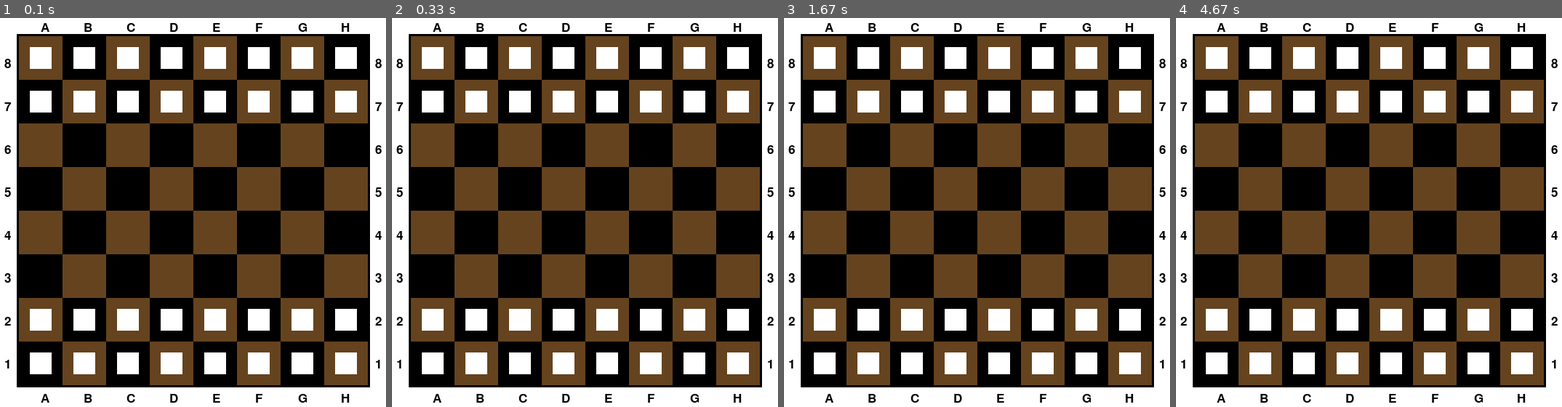
Above: before the commit, frames 1-4 (left to right).
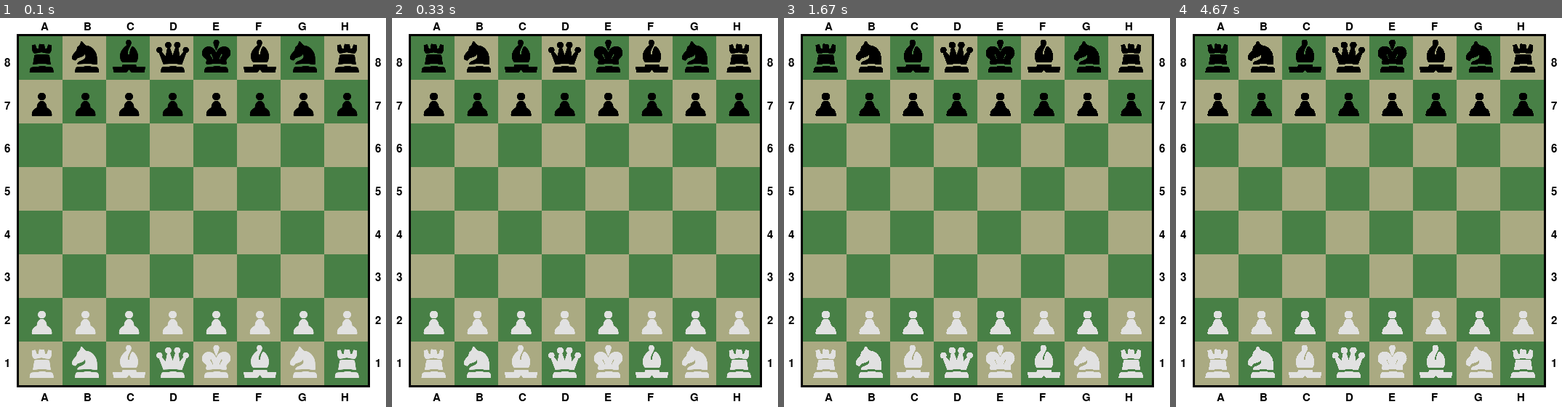
Above: after the commit, the same moments.

Repository: wojtek9502/pygame-chess
Game: pygame game, started from main.py
Same seed, same stepped clock (60 frames per second), same inputs: the game is played once before the commit and once after it.
Inputs:
- Up to frame 1 (0.1 s): no input
- Up to frame 2 (0.33 s): no input
- Up to frame 3 (1.67 s): no input
- Up to frame 4 (4.67 s): no input

The runs differ from the first frame. In frame 1, 81% of the frame differs, in the area x 1-99%, y 1-99%; in frame 2, 81%; in frame 3, 81%; in frame 4, 81%.

Commit message:
add pieces on board

Diff:
--- a/Draw/ChessBoardFrame.py
+++ b/Draw/ChessBoardFrame.py
@@ -20,19 +20,19 @@
         # draw baord marks
         vertical_marks = "ABCDEFGH"
         horizontal_marks = reversed("12345678")
-        font = pygame.font.Font(None, FONT_SIZE)
+        font = pygame.font.Font(None, CHESS_MARKS_FONT_SIZE)
 
         # write vertical marks
         x = CHESS_BOARD_WIDTH_PADDING + (CHESS_FIELD_LENGHT/2)
         char_x_step = CHESS_FIELD_LENGHT - 1
         for vertical_char in vertical_marks :
-            text = font.render(vertical_char, True, FONT_COLOR)
+            text = font.render(vertical_char, True, CHESS_MARKS_COLOR)
 
-            # write on top of the window
+            # write on top of the board
             text_rect = text.get_rect(x=x, y=10)
             self.surface.blit(text, text_rect)
 
-            #write on bottom of the window
+            #write on bottom of the board
             text_rect = text.get_rect(x=x, y=height-20)
             self.surface.blit(text, text_rect)
             x += char_x_step
@@ -41,13 +41,13 @@
         y = CHESS_BOARD_HEIGHT_PADDING + (CHESS_FIELD_LENGHT / 2)
         char_y_step = CHESS_FIELD_LENGHT - 1
         for horizontal_char in horizontal_marks:
-            text = font.render(horizontal_char, True, FONT_COLOR)
+            text = font.render(horizontal_char, True, CHESS_MARKS_COLOR)
 
-            #write on the left of the window
+            #write on the left of the board
             text_rect = text.get_rect(x=10, y=y)
             self.surface.blit(text, text_rect)
 
-            #write on the right of the window
+            #write on the right of the board
             text_rect = text.get_rect(x=width-20, y=y)
             self.surface.blit(text, text_rect)
 
--- a/Draw/Drawable.py
+++ b/Draw/Drawable.py
@@ -11,6 +11,8 @@
         self.color = color
         self.surface = pygame.Surface([width, height], pygame.SRCALPHA, 32).convert_alpha()
         self.rect = self.surface.get_rect(x=x, y=y)
+        self.x = x
+        self.y = y
 
     def draw_on(self, surface):
         surface.blit(self.surface, self.rect)
--- a/Logic/ChessBoard.py
+++ b/Logic/ChessBoard.py
@@ -1,22 +1,25 @@
 from utils.consts import *
 from Logic.ChessBoardField import ChessBoardField
 from Logic.Piece import Piece
+from utils.piecesTypesStartPosition import PIECES_START_POSITIONS
+from utils.PlayersEnum import PlayersEnum
 
 
 class ChessBoard:
-    def __init__(self, board_start_x, board_start_y, ):
-        self.boardFieldsMatrix = self.generateChessBoardFields(board_start_x, board_start_y)
+    def __init__(self, board_start_x, board_start_y):
+        self.boardFieldsMatrix = self.setBoard(board_start_x, board_start_y)
+        self.setPiecesOnStartPosition()
 
-    def generateChessBoardFields(self, x, y):
+    def setBoard(self, x, y):
         boardFieldsMatrix = []
         start_x = x
         start_y = y
         for col_index in range(NUMBER_OF_COLS_ON_CHESS_BOARD):
             boardFieldsMatrix.append([])
             for row_index in range(NUMBER_OF_ROWS_ON_CHESS_BOARD):
-                fieldColor = self.getChessBoardFieldColor(FIRST_FIELD_COLOR, SECOND_FIELD_COLOR, col_index, row_index)
-                boardField = ChessBoardField(CHESS_FIELD_LENGHT, CHESS_FIELD_LENGHT, start_x, start_y, row_index,
-                                             col_index, fieldColor)
+                fieldColor = self.getChessBoardFieldColor(col_index, row_index)
+                boardField = ChessBoardField(CHESS_FIELD_LENGHT, CHESS_FIELD_LENGHT, start_x, start_y,
+                                             row_index=row_index, col_index=col_index, color=fieldColor)
                 start_x += CHESS_FIELD_LENGHT
                 if start_x >= CHESS_FIELD_LENGHT * NUMBER_OF_ROWS_ON_CHESS_BOARD:
                     start_x = x
@@ -24,17 +27,30 @@
                 boardFieldsMatrix[col_index].append(boardField)
         return boardFieldsMatrix
 
-    def getChessBoardFieldColor(self, first_color, second_color, col_index, row_index):
+    def getPiecesOnBoardList(self):
+        _list = list()
+        for chess_board_row in self.boardFieldsMatrix:
+            for chessBoardField in chess_board_row:
+                piece = chessBoardField.piece
+                if piece:
+                    _list.append(chessBoardField.piece)
+                    piece.drawPiece()
+        return _list
+
+    def setPiecesOnStartPosition(self):
+        for row in self.boardFieldsMatrix:
+            for field in row:
+                if field.col_index < 2 or field.col_index > 5:
+                    piece = Piece.createPieceObject(field)
+                    field.piece = piece
+
+
+
+    def getChessBoardFieldColor(self, col_index, row_index):
         if col_index & 1 == 0:
-            return first_color if row_index & 1 == 0 else second_color
+            return FIRST_FIELD_COLOR if row_index & 1 == 0 else SECOND_FIELD_COLOR
 
-        return second_color if row_index & 1 == 0 else first_color
+        return SECOND_FIELD_COLOR if row_index & 1 == 0 else FIRST_FIELD_COLOR
 
-    def setPieces(self):
-        PiecesObjectsList = []
-        for col in self.boardFieldsMatrix:
-            for field in col:
-                if field.row_index < 2 or field.row_index > 5:
-                    piece = Piece(field)
-                    PiecesObjectsList.append(piece)
-        return PiecesObjectsList
+    def setPiecesTypes(self):
+        pass
--- a/Logic/ChessBoardField.py
+++ b/Logic/ChessBoardField.py
@@ -4,13 +4,17 @@
 
 
 class ChessBoardField(Drawable):
-    def __init__(self, width, height, x, y, row_index, col_index, color=(255, 0, 0)):
+    def __init__(self, width, height, x, y, col_index, row_index, color=(255, 0, 0)):
         super(ChessBoardField, self).__init__(width, height, x, y, color)
         pygame.draw.rect(self.surface, self.color, [0, 0, self.width, self.height])
         self.start_x = x
         self.start_y = y
-        self.row_index = col_index
-        self.col_index = row_index
+        self.row_index = row_index
+        self.col_index = col_index
+        self.piece = None
 
     def __str__(self):
-        return f"{self.row_index}x{self.col_index}"
+        isPieceOnFIeld = self.piece if self.piece else "Empty field"
+        str_ = f"{self.row_index}x{self.col_index} {isPieceOnFIeld} {self.piece}"
+        if isPieceOnFIeld:
+            str += f"{self.piece.pieceType}"
--- a/Logic/Piece.py
+++ b/Logic/Piece.py
@@ -2,14 +2,44 @@
 
 from Draw.Drawable import Drawable
 from Logic import ChessBoardField
+from utils.PiecesTypesEnum import PiecesTypesEnum
+from utils.PlayersEnum import PlayersEnum
+from utils.piecesSymbols import PIECES_UNICODE_SYMBOLS_MAP
+from utils.consts import *
+from utils.piecesTypesStartPosition import PIECES_START_POSITIONS
+
 
 class Piece(Drawable):
-    def __init__(self, chessBoardField: ChessBoardField):
-        super(Piece, self).__init__(30, 30, chessBoardField.start_x + 15, chessBoardField.start_y + 15)
-        self.exists = True
-        self.color = (255, 255, 255)
+    def __init__(self, chessBoardField: ChessBoardField, pieceType=PiecesTypesEnum.QUEEN, pieceOwner=PlayersEnum.PlayerOne):
+        super(Piece, self).__init__(60, 60, chessBoardField.start_x+4, chessBoardField.start_y)
+        self.pieceExists = True
+        self.pieceOwner = pieceOwner
+        self.pieceType = pieceType
+        self.pieceSymbol = None
+        self.chessBoardFieldX = chessBoardField.row_index
+        self.chessBoardFieldY = chessBoardField.col_index
         self.drawPiece()
 
+    def __str__(self):
+        return f"{self.pieceOwner.name} {self.pieceType.name} x={self.chessBoardFieldX} y={self.chessBoardFieldY}"
+
     def drawPiece(self):
-        if self.exists:
-            pygame.draw.rect(self.surface, self.color, [0, 0, self.width, self.height])
+        if self.pieceExists:
+            self.pieceSymbol = PIECES_UNICODE_SYMBOLS_MAP.get(self.pieceType)
+            self.color = PLAYER_ONE_PIECES_COLOR
+            if self.pieceOwner is PlayersEnum.PlayerTwo:
+                self.color = PLAYER_TWO_PIECES_COLOR
+
+            font = pygame.font.Font("CHEQ_TT.TTF", 55)
+            text = font.render(self.pieceSymbol, True, self.color)
+            self.surface.blit(text, (0,0))
+
+    @staticmethod
+    def createPieceObject(chessBoardField: ChessBoardField):
+        for piece_type, pieces_positions in PIECES_START_POSITIONS.items():
+            for piece_position in pieces_positions:
+
+                if piece_position == (chessBoardField.row_index, chessBoardField.col_index):
+                    piece_owner = PlayersEnum.PlayerOne if chessBoardField.col_index > 5 else PlayersEnum.PlayerTwo
+                    piece = Piece(chessBoardField, piece_type, piece_owner)
+                    return piece
--- a/main.py
+++ b/main.py
@@ -30,8 +30,7 @@
 
         :param args: lista obiektów do narysowania
         """
-        background = BOARD_BACKGROUND_COLOR
-        self.surface.fill(background)
+        self.surface.fill(BOARD_BACKGROUND_COLOR)
         for drawable in args:
             drawable.draw_on(self.surface)
 
@@ -48,6 +47,7 @@
 
     def __init__(self, width, height):
         pygame.init()
+        pygame.font.init()
         self.gameWindow = GameWindow(width, height)
         # zegar którego użyjemy do kontrolowania szybkości rysowania
         # kolejnych klatek gry
@@ -57,7 +57,6 @@
         board_start_x = CHESS_BOARD_WIDTH_PADDING
         board_start_y = CHESS_BOARD_HEIGHT_PADDING
         self.chessBoard = ChessBoard(board_start_x=board_start_x, board_start_y=board_start_y)
-        self.PiecesObjectsList = self.chessBoard.setPieces()
 
 
 
@@ -72,9 +71,11 @@
                 # split 2d list (boardFieldsMatrix) to 1d list and unpack it with *
                 # every list elem is chess board field
                 *list(itertools.chain.from_iterable(self.chessBoard.boardFieldsMatrix)),
-                *self.PiecesObjectsList
+                *self.chessBoard.getPiecesOnBoardList(),
+
             )
             self.fps_clock.tick(30)
+
 
     def handle_events(self):
         """
--- /dev/null
+++ b/utils/PiecesTypesEnum.py
@@ -0,0 +1,10 @@
+from enum import Enum
+
+
+class PiecesTypesEnum(Enum):
+    KING = 0
+    QUEEN = 1
+    ROOK = 2
+    BISHOP = 3
+    KNIGHT = 4
+    PAWN = 5
--- /dev/null
+++ b/utils/PlayersEnum.py
@@ -0,0 +1,6 @@
+from enum import Enum
+
+
+class PlayersEnum(Enum):
+    PlayerOne = 0
+    PlayerTwo = 1
--- a/utils/consts.py
+++ b/utils/consts.py
@@ -1,10 +1,15 @@
-FIRST_FIELD_COLOR = (101, 67, 31)
-SECOND_FIELD_COLOR = (0, 0, 0)
+FIRST_FIELD_COLOR = (72, 128, 70)
+SECOND_FIELD_COLOR = (170, 170, 130)
+
+PLAYER_ONE_PIECES_COLOR = (225, 225, 225)
+PLAYER_TWO_PIECES_COLOR = (0, 0, 0)
+
 BOARD_BACKGROUND_COLOR = (255, 255, 255)
+CHESS_BOARD_BORDER_SIZE = 3
 CHESS_BOARD_BORDER_COLOR = (0, 0, 0)
-FONT_COLOR = (0, 0, 0)
-CHESS_BOARD_BORDER_SIZE = 3
-FONT_SIZE = 25
+
+CHESS_MARKS_COLOR = (0, 0, 0)
+CHESS_MARKS_FONT_SIZE = 22
 
 WINDOW_WIDTH = 540
 WINDOW_HEIGHT = 540
--- /dev/null
+++ b/utils/piecesSymbols.py
@@ -0,0 +1,10 @@
+from utils.PiecesTypesEnum import PiecesTypesEnum
+
+PIECES_UNICODE_SYMBOLS_MAP = {
+    PiecesTypesEnum.KING: "l",
+    PiecesTypesEnum.QUEEN: "w",
+    PiecesTypesEnum.ROOK: "t",
+    PiecesTypesEnum.BISHOP: "n",
+    PiecesTypesEnum.KNIGHT: "j",
+    PiecesTypesEnum.PAWN: "o",
+}
--- /dev/null
+++ b/utils/piecesTypesStartPosition.py
@@ -0,0 +1,16 @@
+from utils.PiecesTypesEnum import PiecesTypesEnum
+
+# x - field row
+# y - field column
+# syntax: (x, y)
+PIECES_START_POSITIONS = {
+    PiecesTypesEnum.KING: [(4, 0), (4, 7)],
+    PiecesTypesEnum.QUEEN: [(3, 0), (3, 7)],
+    PiecesTypesEnum.ROOK: [(0, 0), (7, 0), (0, 7), (7, 7)],
+    PiecesTypesEnum.BISHOP: [(2, 0), (5, 0), (2, 7), (5, 7)],
+    PiecesTypesEnum.KNIGHT: [(1, 0), (6, 0), (1, 7), (6, 7)],
+    PiecesTypesEnum.PAWN: [
+        (0, 1), (1, 1), (2, 1), (3, 1), (4, 1), (5, 1), (6, 1), (7, 1),
+        (0, 6), (1, 6), (2, 6), (3, 6), (4, 6), (5, 6), (6, 6), (7, 6),
+    ],
+}
Binary file added: CHEQ_TT.TTF
